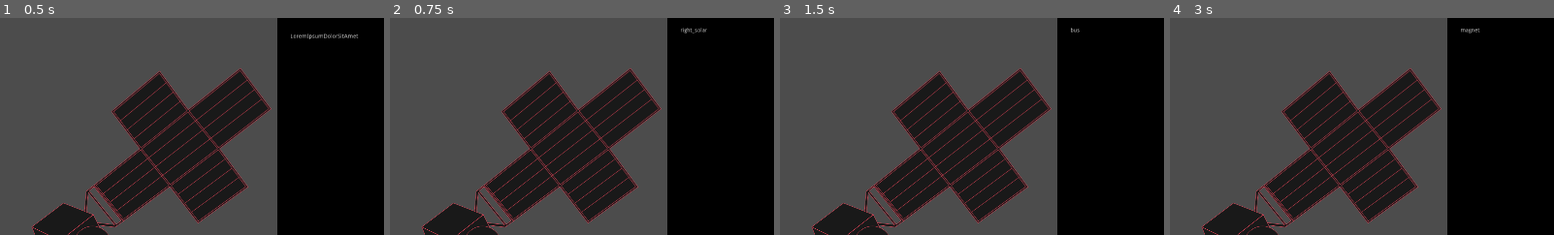
Above: before the commit, frames 1-4 (left to right).
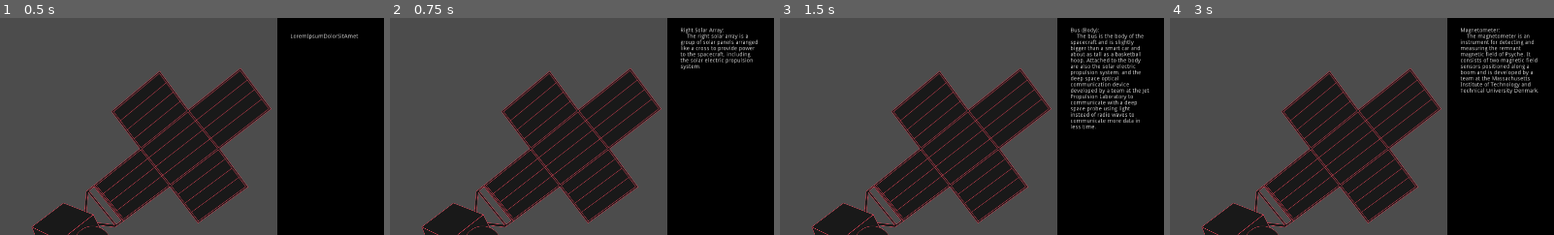
Above: after the commit, the same moments.

Repository: kyle-stevens/NASA-PSYCHE-15G-GODOT
Game: Godot game, scene res://TestScne.tscn
Two runs of this game, one before a commit and one after it. Both use one fixed random seed, a clock stepped at 60 frames per second and the inputs below.
Inputs (mouse positions are % of the whole screen's width and height, from its top left):
- Up to frame 1 (0.5 s): no input
- Up to frame 2 (0.75 s): tap Enter at 0.5 s; move the mouse to (17, 36) at 0.52 s; click (17, 36) at 0.6 s
- Up to frame 3 (1.5 s): tap Space at 1.25 s; move the mouse to (6, 12) at 1.27 s; click (6, 12) at 1.35 s
- Up to frame 4 (3 s): tap Enter at 2 s; move the mouse to (36, 27) at 2.02 s; click (36, 27) at 2.1 s; tap Space at 2.75 s; move the mouse to (16, 65) at 2.77 s; click (16, 65) at 2.85 s
The pictures show only the part of the screen within x 50-100%, y 0-50%; the shares and areas given below are measured in that part.

Frame 1 is identical in both runs. In frame 2, 1.3% of the frame differs, in the area x 75-96%, y 4-24%; in frame 3, 3.2%, in the area x 75-97%, y 4-52%; in frame 4, 2.4%.

Commit message:
Json Parsing Implementation Update

Diff:
--- /dev/null
+++ b/Drag And Drop Demo/Json/components.json
@@ -0,0 +1,26 @@
+[
+    {
+        "component": "Bus (Body)",
+        "description": "The bus is the body of the spacecraft and is slightly bigger than a smart car and about as tall as a basketball hoop. Attached to the body are also the solar electric propulsion system, and the deep space optical communication device developed by a team at the Jet Propulsion Laboratory to communicate with a deep space probe using light instead of radio waves to communicate more data in less time."
+    },
+    {
+        "component": "X-Band High Gain Antenna",
+        "description": "The X-band radio telecommunications system is an instrument for measuring the gravity field of Psyche. This information will be combined with imagery to better understand the interior structure of Psyche."
+    },
+    {
+        "component": "Left Solar Array",
+        "description": "The left solar array is a group of solar panels arranged like a cross to provide power to the spacecraft, including the solar electric propulsion system."
+    },
+    {
+        "component": "Right Solar Array",
+        "description": "The right solar array is a group of solar panels arranged like a cross to provide power to the spacecraft, including the solar electric propulsion system."
+    },
+    {
+        "component": "Magnetometer",
+        "description": "The magnetometer is an instrument for detecting and measuring the remnant magnetic field of Psyche. It consists of two magnetic field sensors positioned along a boom and is developed by a team at the Massachusetts Institute of Technology and Technical University Denmark."
+    },
+    {
+        "component": "Gamma Ray and Neutron Spectrometer",
+        "description": "The gamma ray and neutron spectrometer is an instrument developed by a team at the Johns Hopkins University Applied Physics Laboratory for detecting, measuring, and mapping the elemental composition of Psyche. "
+    }
+]
--- /dev/null
+++ b/Drag And Drop Demo/Json/json_data.tres
@@ -0,0 +1,26 @@
+[
+	{
+		"component": "Bus (Body)",
+		"description": "The bus is the body of the spacecraft and is slightly bigger than a smart car and about as tall as a basketball hoop. Attached to the body are also the solar electric propulsion system, and the deep space optical communication device developed by a team at the Jet Propulsion Laboratory to communicate with a deep space probe using light instead of radio waves to communicate more data in less time."
+	},
+	{
+		"component": "X-Band High Gain Antenna",
+		"description": "The X-band radio telecommunications system is an instrument for measuring the gravity field of Psyche. This information will be combined with imagery to better understand the interior structure of Psyche."
+	},
+	{
+		"component": "Left Solar Array",
+		"description": "The left solar array is a group of solar panels arranged like a cross to provide power to the spacecraft, including the solar electric propulsion system."
+	},
+	{
+		"component": "Right Solar Array",
+		"description": "The right solar array is a group of solar panels arranged like a cross to provide power to the spacecraft, including the solar electric propulsion system."
+	},
+	{
+		"component": "Magnetometer",
+		"description": "The magnetometer is an instrument for detecting and measuring the remnant magnetic field of Psyche. It consists of two magnetic field sensors positioned along a boom and is developed by a team at the Massachusetts Institute of Technology and Technical University Denmark."
+	},
+	{
+		"component": "Gamma Ray and Neutron Spectrometer",
+		"description": "The gamma ray and neutron spectrometer is an instrument developed by a team at the Johns Hopkins University Applied Physics Laboratory for detecting, measuring, and mapping the elemental composition of Psyche. "
+	}
+]
--- a/Drag And Drop Demo/Object.gd
+++ b/Drag And Drop Demo/Object.gd
@@ -21,34 +21,48 @@
 #change this when adding in ui sprite
 onready var ui_text = get_tree().get_root().get_node("TestScne/UI/InfoText")
 
+#Json Parse
+var dict = {}
+onready var file  = File.new()
+
 
 func _ready():
+	#Json Parse and assignment
+	file.open("res://Json/json_data.tres", file.READ)
+	var text = file.get_as_text()
+	#print("Contents" + text)
+	dict = JSON.parse(text).result
+	#print(dict[2]["component"])
+	file.close()
+
+
+
 	rest_nodes = get_tree().get_nodes_in_group("zone")
 	for node in rest_nodes:
 		if node.object_id == object_id:
 			rest_point = node.global_position
 	if object_id == 0:
-		object_description = "bus"
+		object_description = dict[0]["component"]+":\n\t"+dict[0]["description"]
 		anim.play("bus")
 		bus_collision.disabled = false
 	elif object_id == 1:
-		object_description = "dish"
+		object_description = dict[1]["component"]+":\n\t"+dict[1]["description"]
 		anim.play("dish")
 		dish_collision.disabled = false
 	elif object_id == 2:
-		object_description = "left_solar"
+		object_description = dict[2]["component"]+":\n\t"+dict[2]["description"]
 		anim.play("left_solar")
 		left_solar_collision.disabled = false
 	elif object_id == 3:
-		object_description = "magnet"
+		object_description = dict[4]["component"]+":\n\t"+dict[4]["description"]
 		anim.play("magnet")
 		magnet_collision.disabled = false
 	elif object_id == 4:
-		object_description = "right_solar"
+		object_description = dict[3]["component"]+":\n\t"+dict[3]["description"]
 		anim.play("right_solar")
 		right_solar_collision.disabled = false
 	elif object_id == 5:
-		object_description = "spectr"
+		object_description = dict[5]["component"]+":\n\t"+dict[5]["description"]
 		anim.play("spectr")
 		spectr_collision.disabled = false
 	else:
--- a/Drag And Drop Demo/Object.tscn
+++ b/Drag And Drop Demo/Object.tscn
@@ -25,9 +25,9 @@
 "name": "right_solar",
 "speed": 5.0
 }, {
-"frames": [ ExtResource( 5 ) ],
+"frames": [ ExtResource( 7 ) ],
 "loop": true,
-"name": "spectr",
+"name": "dish",
 "speed": 5.0
 }, {
 "frames": [  ],
@@ -40,9 +40,9 @@
 "name": "left_solar",
 "speed": 5.0
 }, {
-"frames": [ ExtResource( 7 ) ],
+"frames": [ ExtResource( 5 ) ],
 "loop": true,
-"name": "dish",
+"name": "spectr",
 "speed": 5.0
 } ]
 
--- a/Drag And Drop Demo/TestScne.tscn
+++ b/Drag And Drop Demo/TestScne.tscn
@@ -92,7 +92,7 @@
 position = Vector2( 130, 898 )
 object_id = 1
 
-[node name="UI" parent="." instance=ExtResource( 3 )]
-
 [node name="Sound" type="AudioStreamPlayer2D" parent="."]
 stream = ExtResource( 6 )
+
+[node name="UI" parent="." instance=ExtResource( 3 )]
--- a/Drag And Drop Demo/UI.tscn
+++ b/Drag And Drop Demo/UI.tscn
@@ -18,7 +18,7 @@
 margin_left = 1688.0
 margin_top = 24.0
 margin_right = 1888.0
-margin_bottom = 64.0
+margin_bottom = 1024.0
 text = "
 LoremIpsumDolorSitAmet
 "
